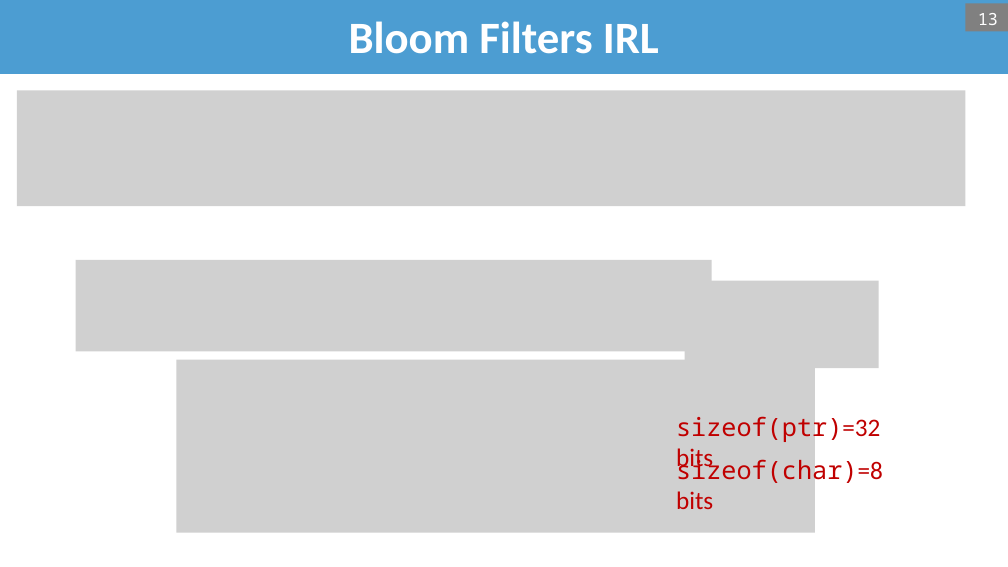
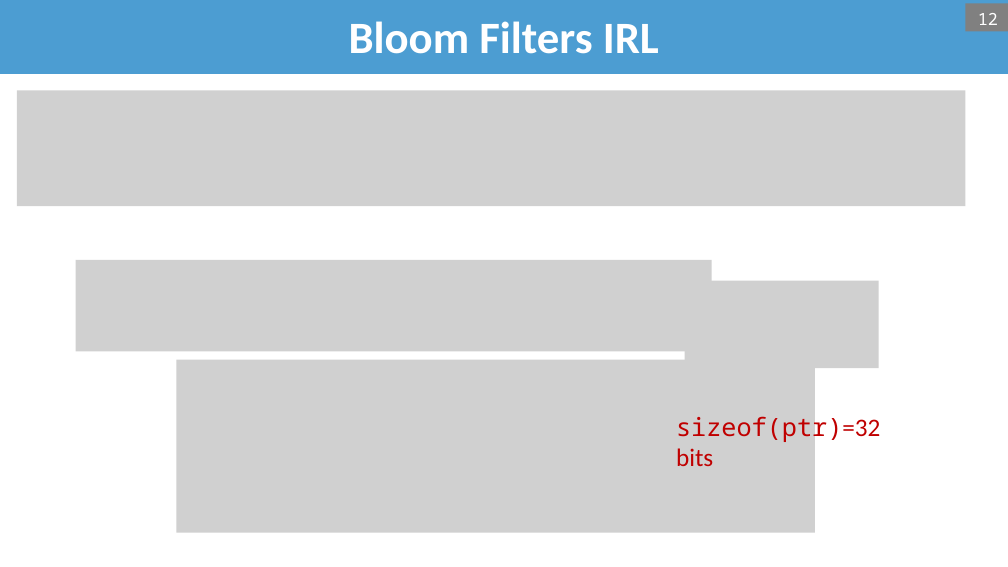
Before and after one commit to bsb20/bsb20.github.io, a slide deck: slide 12 of docs/421_f26/lectures/L11_filters_skip_list.pptx (slide 13 before the commit). Drawn at 1008x567 pixels with LibreOffice and Linux fonts; fonts in the diff are those of the drawing; grey boxes stand for pictures; background and template pictures are left out. Boxes give left, top, right and bottom in pixels: in the first picture for what was removed or moved away, otherwise in the second. Text is boxed around its words. In the diff, an @@ line names an element or a change of style, - is before the commit and + after.

```diff
--- a/docs/421_f26/lectures/L11_filters_skip_list.pptx
+++ b/docs/421_f26/lectures/L11_filters_skip_list.pptx
@@ page number at bbox=[978, 13, 998, 25]: text changed @@
-13
+12
@@ text removed at bbox=[676, 455, 883, 509] @@
-sizeof(char)=8 bits
```
Also in this commit, not shown: 14 other slides changed, 4 slides added, 4 slides removed, 1 other file.
